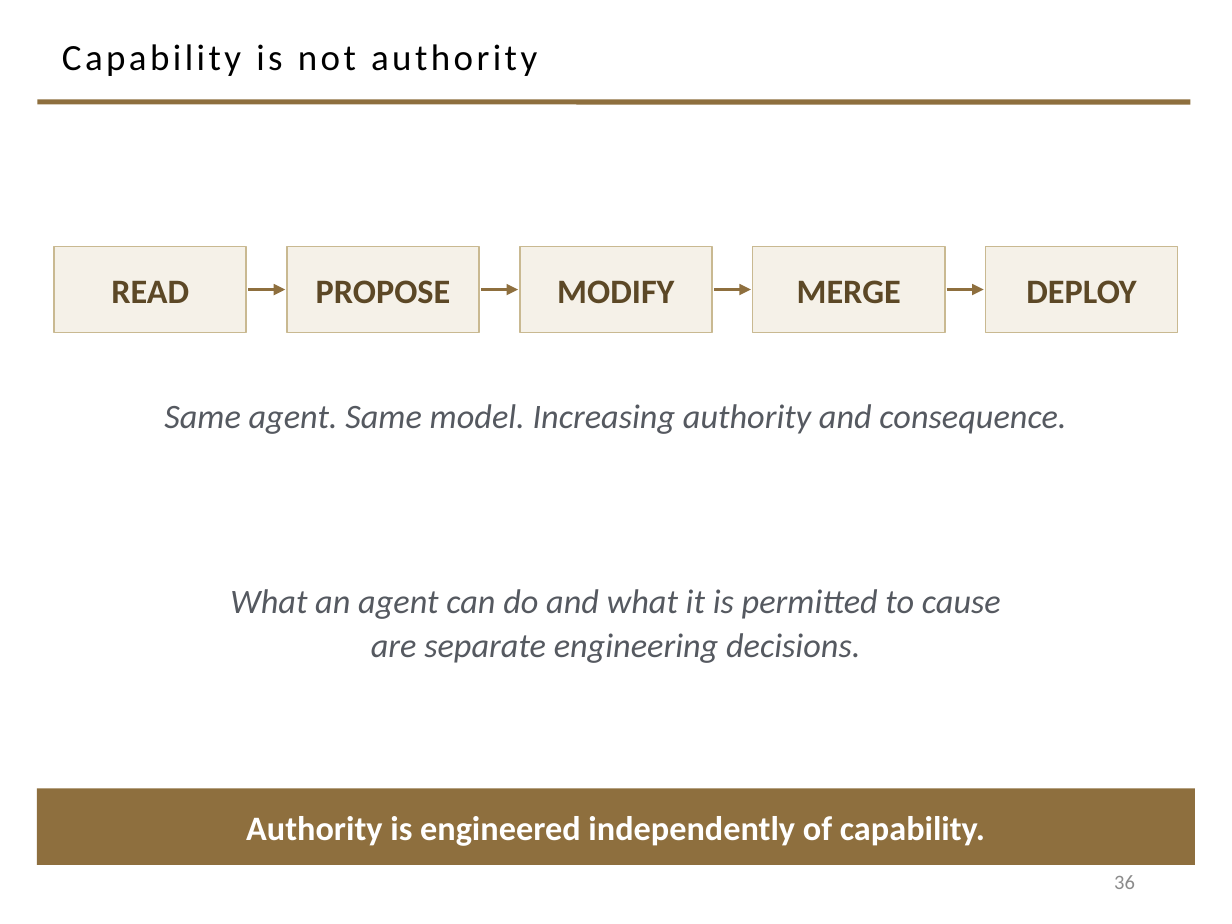
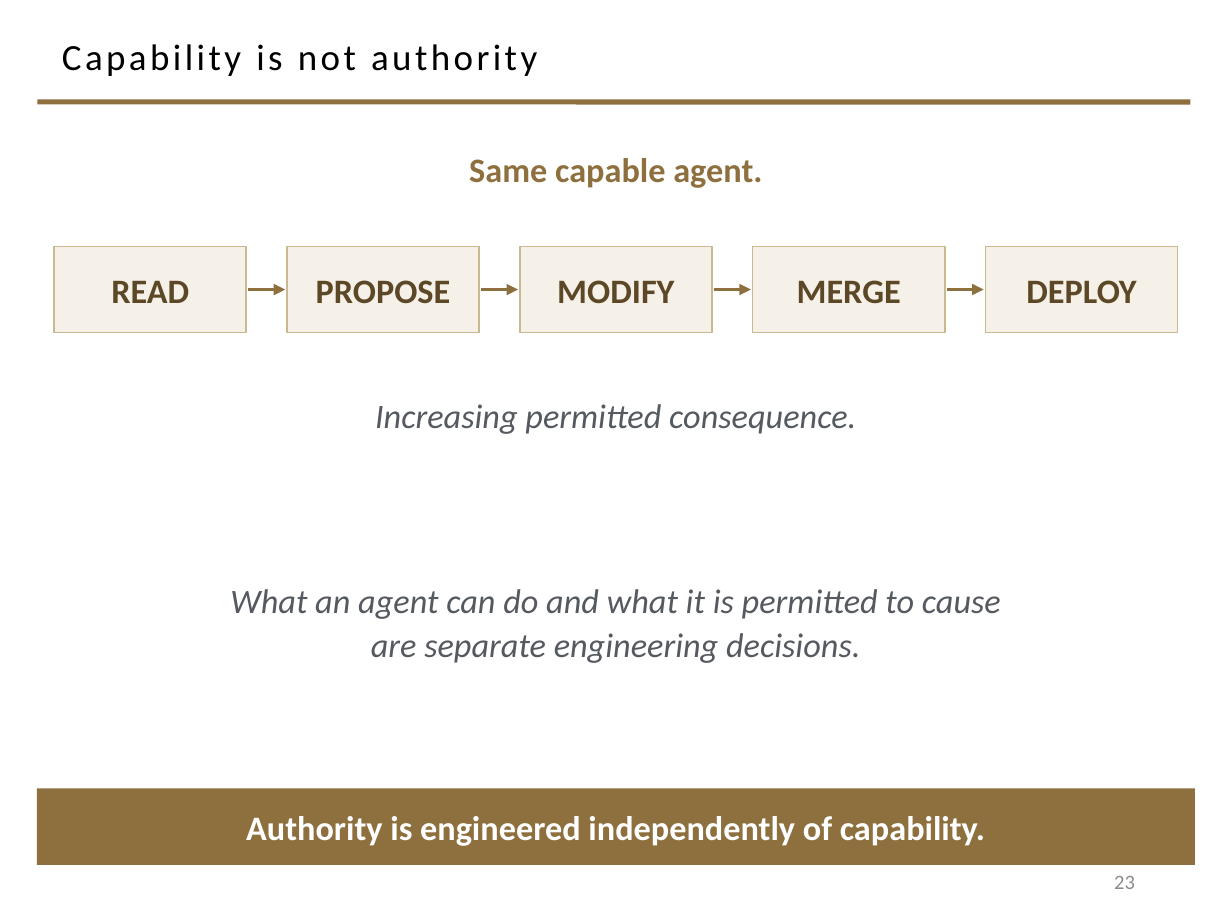
Before and after one commit to davisjam/model-based-agentic-software-engineering, a slide deck: slide 23 of course/lectures/act-2-delegation-and-control/01-delegation/2-1-Agents.pptx (slide 36 before the commit). Drawn at 1232x924 pixels with LibreOffice and Linux fonts; fonts in the diff are those of the drawing; background and template pictures are left out. Boxes give left, top, right and bottom in pixels: in the first picture for what was removed or moved away, otherwise in the second. Text is boxed around its words. In the diff, an @@ line names an element or a change of style, - is before the commit and + after.

```diff
--- a/course/lectures/act-2-delegation-and-control/01-delegation/2-1-Agents.pptx
+++ b/course/lectures/act-2-delegation-and-control/01-delegation/2-1-Agents.pptx
@@ text added at (469, 158, 762, 188), 20 pt, text #8E6F3E, bold @@
+Same capable agent.
@@ text at (375, 404, 856, 434): text changed @@
-Same agent. Same model. Increasing authority and consequence.
+Increasing permitted consequence.
@@ page number at (1114, 876, 1135, 889): text changed @@
-36
+23
```
Also in this commit, not shown: 8 other slides changed, 23 slides added, 30 slides removed, 1 other file.
